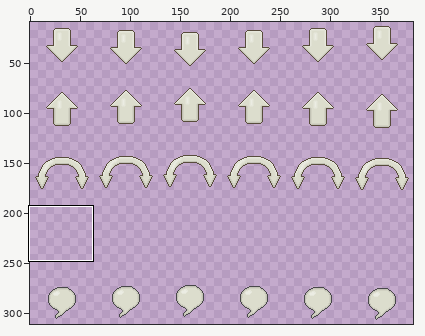
One commit to this pixel-art file: 0_ASESPRITE/Icons.ase. Above: a wide view before the commit, with the close-up outlined.
Close-up. Before the commit:
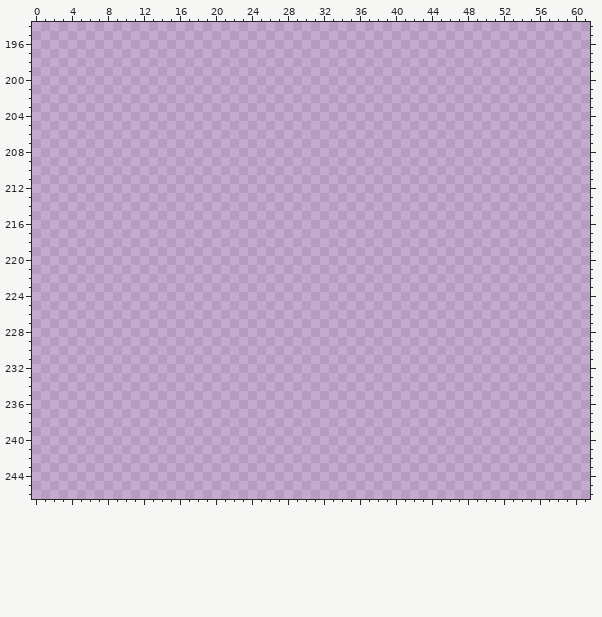
384x320 pixels, 1 frame. Colours within 5 levels of each other are drawn and written as one. Shown: x 0..61, y 194..246. The wide view leaves out empty margins. The commit also changed other parts of the picture, which this record leaves out.
Visible layers, top first: "Layer 1 #2", "Layer 1".
Palette (. is transparent): 
Pixels before (only the part around the change), first column x 0:
194 ..............................................................
195 ..............................................................
196 ..............................................................
197 ..............................................................
198 ..............................................................
199 ..............................................................
200 ..............................................................
201 ..............................................................
202 ..............................................................
203 ..............................................................
204 ..............................................................
205 ..............................................................
206 ..............................................................
207 ..............................................................
208 ..............................................................
209 ..............................................................
210 ..............................................................
211 ..............................................................
212 ..............................................................
213 ..............................................................
214 ..............................................................
215 ..............................................................
216 ..............................................................
217 ..............................................................
218 ..............................................................
219 ..............................................................
220 ..............................................................
221 ..............................................................
222 ..............................................................
223 ..............................................................
224 ..............................................................
225 ..............................................................
226 ..............................................................
227 ..............................................................
228 ..............................................................
229 ..............................................................
230 ..............................................................
231 ..............................................................
232 ..............................................................
233 ..............................................................
234 ..............................................................
235 ..............................................................
236 ..............................................................
237 ..............................................................
238 ..............................................................
239 ..............................................................
240 ..............................................................
241 ..............................................................
242 ..............................................................
243 ..............................................................
244 ..............................................................
245 ..............................................................
246 ..............................................................
And afterwards:
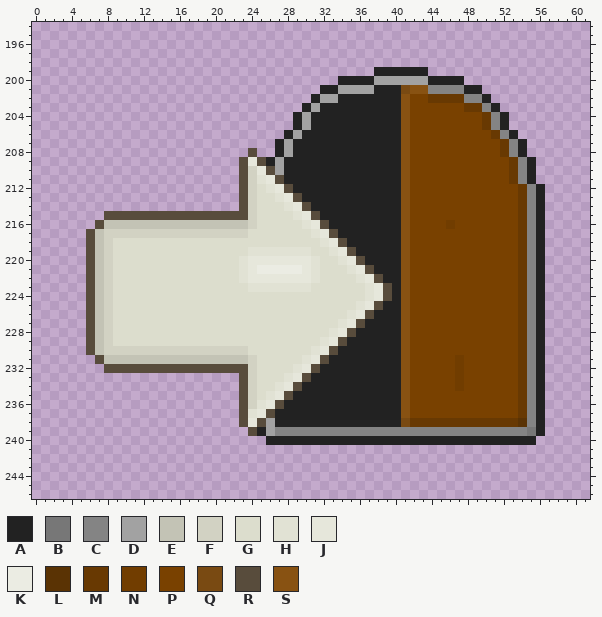
Colours new in this view: A #222222  B #777777  C #848484  D #a2a2a2  E #c3c3b5  F #d2d2c3  G #dcddcd  H #e1e2d4  J #e6e7db  K #ebece3  L #5a3304  M #683902  N #713d00  P #794100  Q #794a12  R #584c3c  S #885212
What changed:
layer "Flattened" added
Changed rows in their new state; - is an unchanged pixel.
Layers "Flattened", "Layer 1":
first column x 6:
199 --------------------------------AAAAAA-------------
200 ----------------------------AAAADDDDDDAAAA---------
201 --------------------------AADDDDAAAQSSCCCCAA-------
202 -------------------------ADDAAAAAAASPPMMMMCCA------
203 ------------------------ADAAAAAAAAASPPPPPPMMCA-----
204 -----------------------ADAAAAAAAAAASPPPPPPPPMCA----
205 -----------------------ADAAAAAAAAAASPPPPPPPPMCA----
206 ----------------------ADAAAAAAAAAAASPPPPPPPPPMCA---
207 ---------------------ADAAAAAAAAAAAASPPPPPPPPPPMCA--
208 ------------------R--ADAAAAAAAAAAAASPPPPPPPPPPMCA--
209 -----------------RJRADAAAAAAAAAAAAASPPPPPPPPPPPMCA-
210 -----------------RFJRDAAAAAAAAAAAAASPPPPPPPPPPPMCA-
211 -----------------RFHJRAAAAAAAAAAAAASPPPPPPPPPPPMCA-
212 -----------------RFGHJRAAAAAAAAAAAASPPPPPPPPPPPPMCA
213 -----------------RFGGHJRAAAAAAAAAAASPPPPPPPPPPPPMCA
214 -----------------RFGGGHJRAAAAAAAAAASPPPPPPPPPPPPMCA
215 --RRRRRRRRRRRRRRRRFGGGGHJRAAAAAAAAASPPPPPPPPPPPPMCA
216 -REEEEEEEEEEEEEEEEFGGGGGHJRAAAAAAAASPPPPNPPPPPPPMCA
217 REFFFFFFFFFFFFFFFFGGGGGGGHJRAAAAAAASPPPPPPPPPPPPMCA
218 REFGGGGGGGGGGGGGGGGGGGGGGGHJRAAAAAASPPPPPPPPPPPPMCA
219 REFGGGGGGGGGGGGGGGHHHHHHHGGHJRAAAAASPPPPPPPPPPPPMCA
220 REFGGGGGGGGGGGGGGHJJJJJJJHGGHJRAAAASPPPPPPPPPPPPMCA
221 REFGGGGGGGGGGGGGGHJKKKKKJHGGGHJRAAASPPPPPPPPPPPPMCA
222 REFGGGGGGGGGGGGGGHJJJJJJJHGGGGHJRAASPPPPPPPPPPPPMCA
223 REFGGGGGGGGGGGGGGGHHHHHHHGGGGGGHJRASPPPPPPPPPPPPMCA
224 REFGGGGGGGGGGGGGGGGGGGGGGGGGGGGHJRASPPPPPPPPPPPPMCA
225 REFGGGGGGGGGGGGGGGGGGGGGGGGGGGHJRAASPPPPPPPPPPPPMCA
226 REFGGGGGGGGGGGGGGGGGGGGGGGGGGHJRAAASPPPPPPPPPPPPMCA
227 REFGGGGGGGGGGGGGGGGGGGGGGGGGHJRAAAASPPPPPPPPPPPPMCA
228 REFGGGGGGGGGGGGGGGGGGGGGGGGHJRAAAAASPPPPPPPPPPPPMCA
229 REFGGGGGGGGGGGGGGGGGGGGGGGHJRAAAAAASPPPPPPPPPPPPMCA
230 REFFFFFFFFFFFFFFFFGGGGGGGHJRAAAAAAASPPPPPPPPPPPPMCA
231 -REEEEEEEEEEEEEEEEFGGGGGHJRAAAAAAAASPPPPPNPPPPPPMCA
232 --RRRRRRRRRRRRRRRRFGGGGHJRAAAAAAAAASPPPPPNPPPPPPMCA
233 -----------------RFGGGHJRAAAAAAAAAASPPPPPNPPPPPPMCA
234 -----------------RFGGHJRAAAAAAAAAAASPPPPPNPPPPPPMCA
235 -----------------RFGHJRAAAAAAAAAAAASPPPPPPPPPPPPMCA
236 -----------------RFHJRAAAAAAAAAAAAASPPPPPPPPPPPPMCA
237 -----------------RHJRAAAAAAAAAAAAAASPPPPPPPPPPPPMCA
238 -----------------RJRDAAAAAAAAAAAAAAQMMMMMMMMMMMMLCA
239 ------------------RADCCCCCCCCCCCCCCCCCCCCCCCCCCCCBA
240 --------------------AAAAAAAAAAAAAAAAAAAAAAAAAAAAAA-
Where, in picture pixels (left, top, right, bottom), the same in both close-ups:
added: (86, 67, 545, 445)
